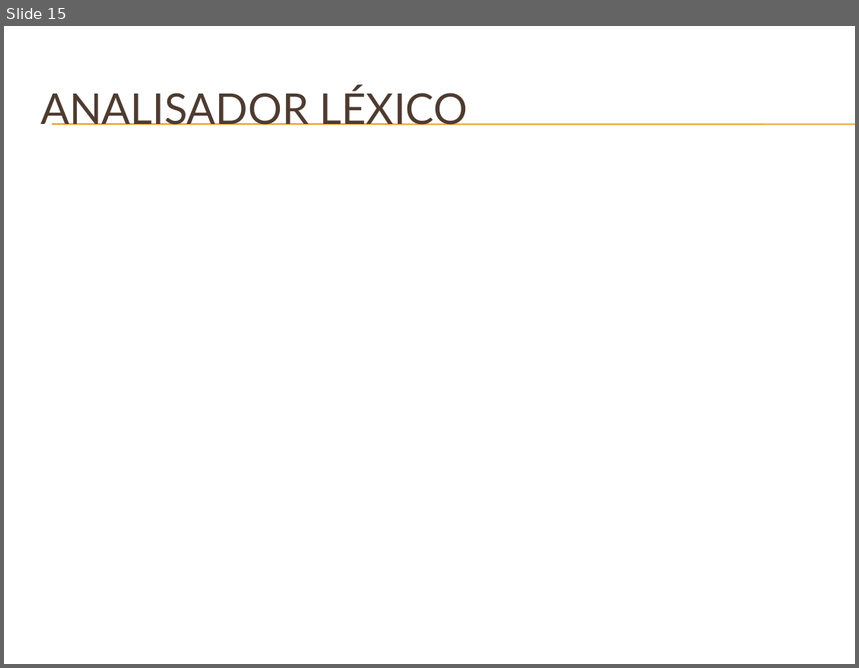
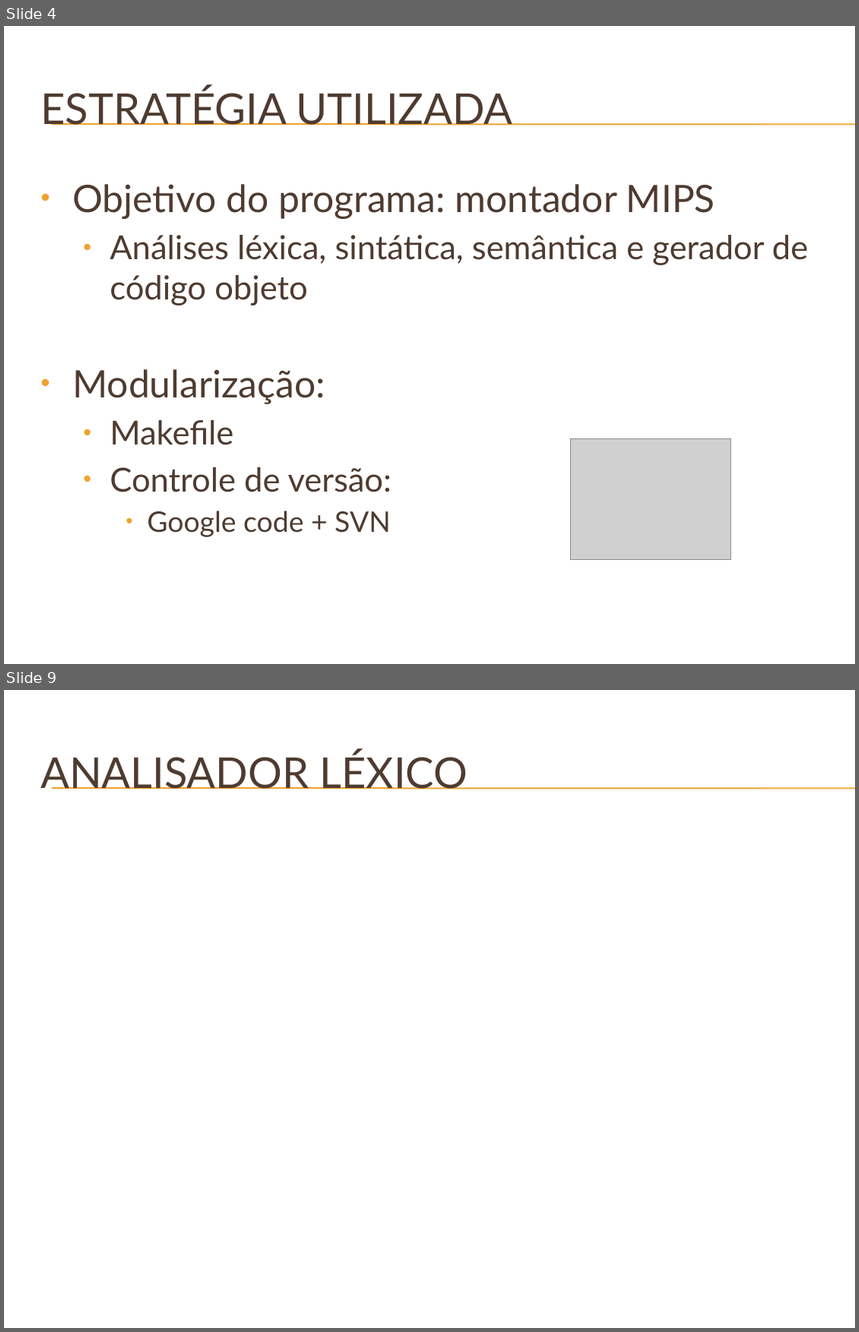
Before and after one commit to phdenis40/mips-assembler-unb, a slide deck: doc/Apresentação do GMAG – Software Básico.pptx. Shown one above the other, each under a label of ours: slide 15 before the commit, slides 4 and 9 after it; the slides between them are not shown. The pictures are 859x668 and 859x1332 pixels, drawn with LibreOffice and Linux fonts; fonts in the diff are those of the drawing; grey boxes stand for pictures; background and template pictures are left out. Boxes give left, top, right and bottom in pixels: in the first picture for what was removed or moved away, otherwise in the second. Text is boxed around its words. In the diff, an @@ line names an element or a change of style, - is before the commit and + after.

```diff
--- a/doc/Apresentação do GMAG – Software Básico.pptx
+++ b/doc/Apresentação do GMAG – Software Básico.pptx
@@ slide 4 added at (4,26,855,664), background picture (left out); not listed: 2 template elements that a slide beside it also shows @@
@@ title added at (40,87,512,126), 36 pt, text #4E3B30 @@
+ESTRATÉGIA UTILIZADA
@@ text added at (72,184,808,537), 28 pt, text #4E3B30 @@
+• Objetivo do programa: montador MIPS
+  • Análises léxica, sintática, semântica e gerador de código objeto
+• Modularização:
+  • Makefile
+  • Controle de versão:
+    • Google code + SVN
@@ picture added at (570,439,731,560) @@
@@ what was slide 15 is now slide 9 @@
```
Also in this commit, not shown: 5 slides changed, 11 other slides added, 12 slides removed.
